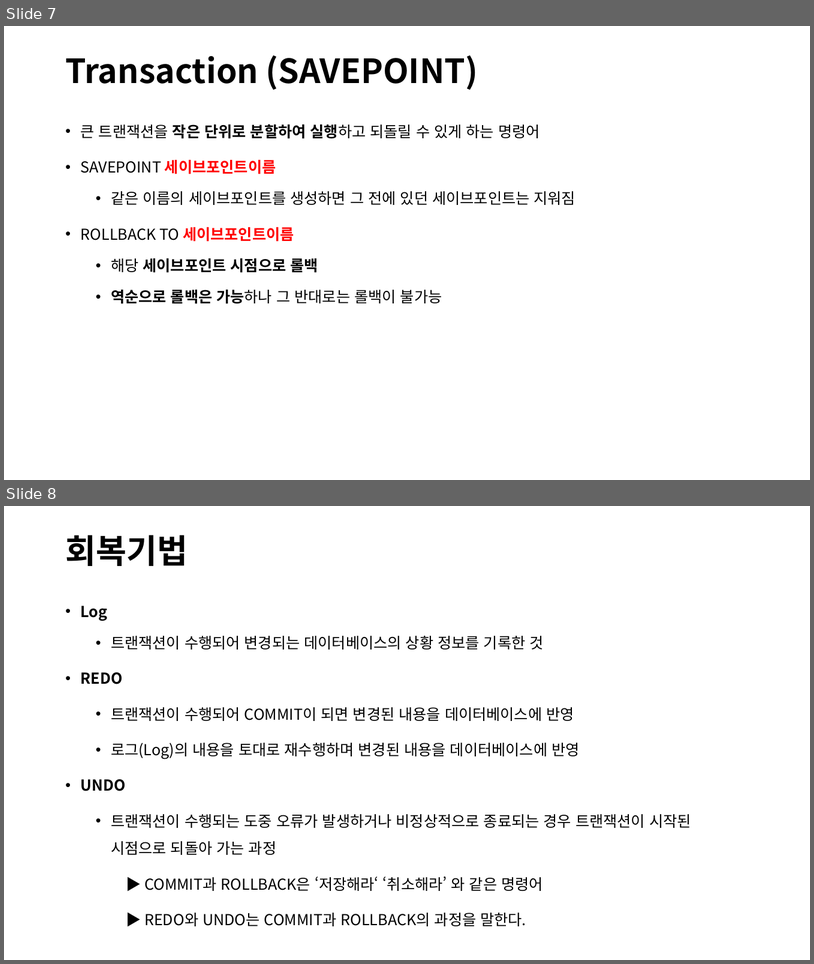
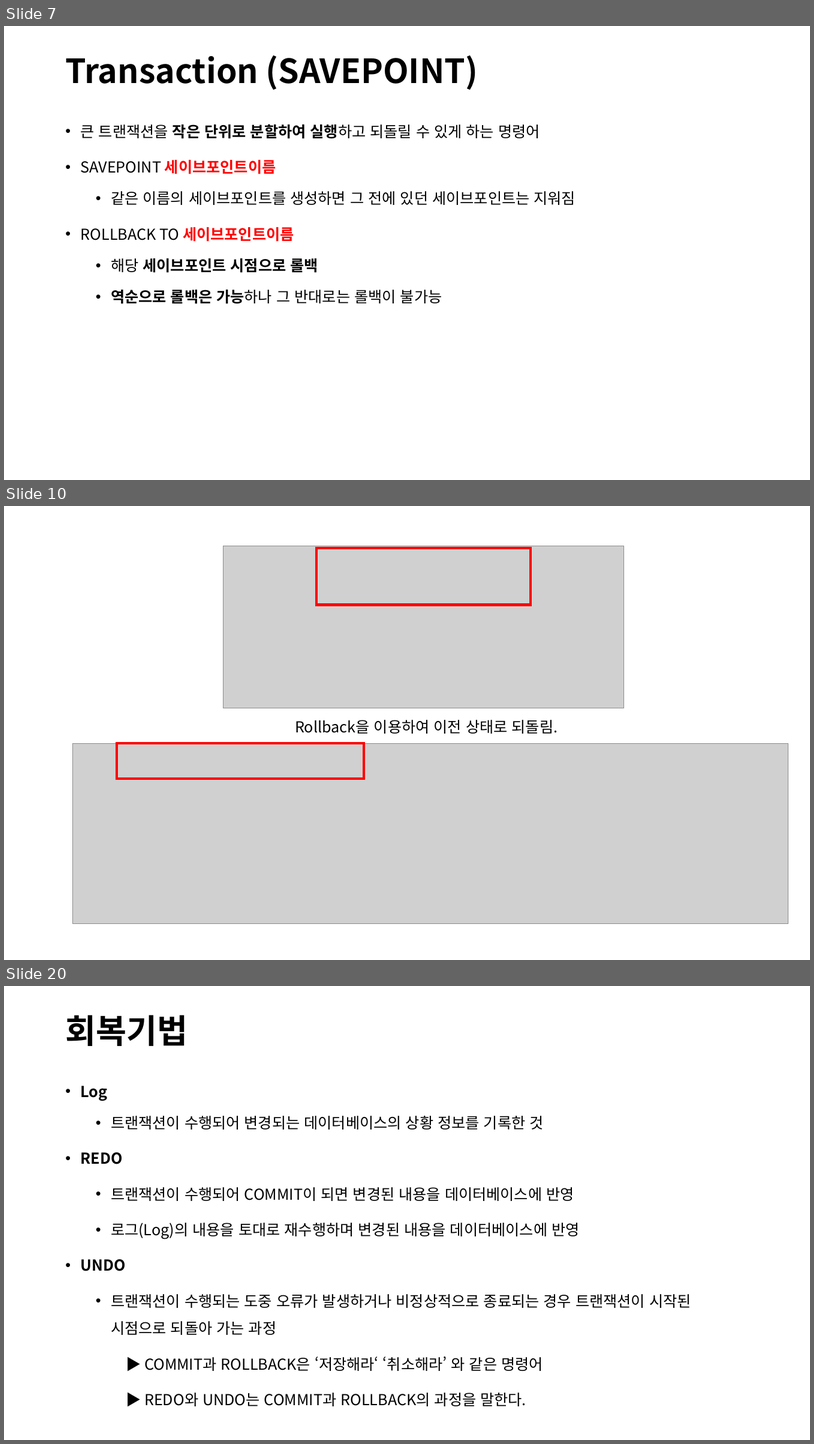
Before and after one commit to lhs501/mirim, a slide deck: 8-SQL-TCL_-_Transaction.pptx. Shown one above the other, each under a label of ours: slides 7 and 8 before the commit, slides 7, 10 and 20 after it; the slides between them are not shown. The pictures are 814x964 and 814x1444 pixels, drawn with LibreOffice and Linux fonts; fonts in the diff are those of the drawing; grey boxes stand for pictures. Boxes give left, top, right and bottom in pixels: in the first picture for what was removed or moved away, otherwise in the second. Text is boxed around its words. In the diff, an @@ line names an element or a change of style, - is before the commit and + after.

```diff
--- a/8-SQL-TCL_-_Transaction.pptx
+++ b/8-SQL-TCL_-_Transaction.pptx
@@ slide 10 added at [4,506,810,960], background #FFFFFF @@
@@ picture added at [223,546,624,708] @@
@@ rectangle added at [317,548,531,604], outline #FF0000 3 pt @@
@@ text added at [295,720,558,733], 18 pt, text #000000 @@
+Rollback을 이용하여 이전 상태로 되돌림.
@@ picture added at [73,743,789,924] @@
@@ rectangle added at [117,743,365,778], outline #FF0000 3 pt @@
@@ what was slide 8 is now slide 20 @@
```
Also in this commit, not shown: 11 other slides added.
